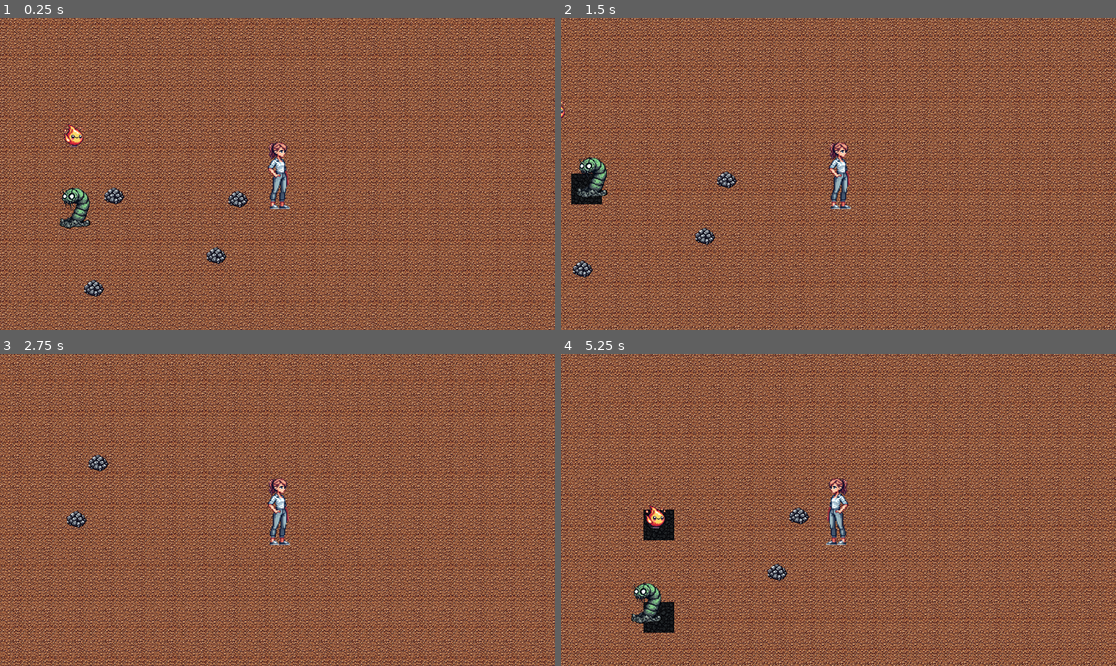
Above: before the commit, frames 1-4 (two rows, left to right).
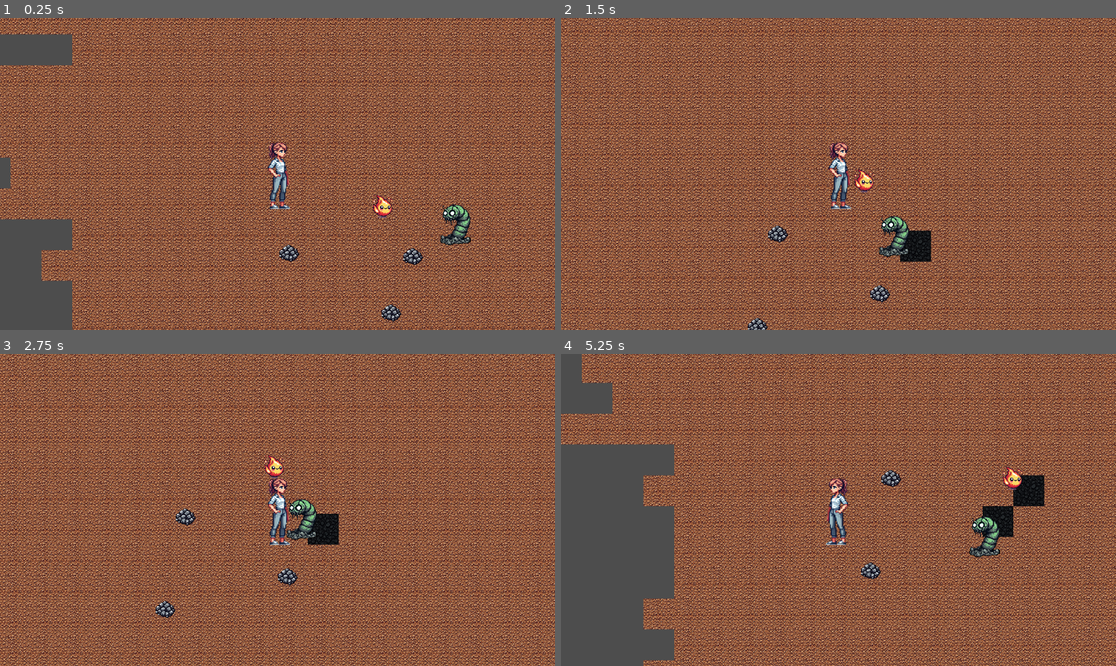
Above: after the commit, the same moments.

Repository: aaronjmcd2/ecomonster-project
Game: Godot game, scene res://scenes/Main.tscn
The game is run twice, just before and just after one commit, with the same random seed, the same clock (stepped at 60 frames per second) and the same inputs.
Inputs:
- Up to frame 1 (0.25 s): no input
- Up to frame 2 (1.5 s): hold Right (ui_right) 0.53-1.28 s; hold Down (ui_down) from 1.28 s (still down)
- Up to frame 3 (2.75 s): release Down (ui_down) at 2.03 s; hold Right (ui_right) from 2.03 s (still down)
- Up to frame 4 (5.25 s): release Right (ui_right) at 2.78 s; hold Up (ui_up) 2.78-3.53 s; hold Left (ui_left) 3.53-5.03 s; hold Down (ui_down) from 5.03 s (still down)

The runs differ from the first frame. In frame 1, 68% of the frame differs, in the area x 0-100%, y 0-100%; in frame 2, 67%; in frame 3, 67%; in frame 4, 68%.

Commit message:
Fixed player sticking to monsters.

Diff:
--- a/FireElemental.gd
+++ b/FireElemental.gd
@@ -7,6 +7,10 @@
 var target_position = null
 var is_busy := false
 var cooldown_timer := 0.0
+
+func _ready():
+	collision_layer = 2
+	collision_mask = 1  # Collides only with player/environment
 
 func _process(delta):
 	if is_busy:
--- a/project.godot
+++ b/project.godot
@@ -22,6 +22,7 @@
 [global_group]
 
 ore_drops=""
+monsters=""
 
 [input]
 
--- a/scenes/CoalWorm.tscn
+++ b/scenes/CoalWorm.tscn
@@ -6,7 +6,8 @@
 [sub_resource type="RectangleShape2D" id="RectangleShape2D_ehp7w"]
 size = Vector2(56, 72)
 
-[node name="CoalWorm" type="CharacterBody2D"]
+[node name="CoalWorm" type="CharacterBody2D" groups=["monsters"]]
+collision_layer = 2
 script = ExtResource("1_ehp7w")
 
 [node name="Sprite2D" type="Sprite2D" parent="."]
--- a/scenes/FireElemental.tscn
+++ b/scenes/FireElemental.tscn
@@ -6,7 +6,8 @@
 [sub_resource type="CircleShape2D" id="CircleShape2D_4efj1"]
 radius = 18.0278
 
-[node name="FireElemental" type="CharacterBody2D"]
+[node name="FireElemental" type="CharacterBody2D" groups=["monsters"]]
+collision_layer = 2
 script = ExtResource("1_84vng")
 
 [node name="Sprite2D" type="Sprite2D" parent="."]
--- a/scenes/Main.tscn
+++ b/scenes/Main.tscn
@@ -15,12 +15,9 @@
 tile_map_data = PackedByteArray("AAAAAP//AwAAAAAAAAAAAAAAAwAAAAAAAAAAAAEAAwAAAAAAAAD//wEAAwAAAAAAAAD+/wEAAwAAAAAAAAD+/w …(6656 unchanged characters)…
 tile_set = ExtResource("1_elqb8")
 
-[node name="CoalWorm" parent="TileMap" instance=ExtResource("4_vcsgt")]
-position = Vector2(-469, 104)
-
 [node name="Player" parent="." instance=ExtResource("2_rvslj")]
 z_index = 10
-position = Vector2(-43, 25)
+position = Vector2(-406, -94)
 
 [node name="IronOreDrop" parent="." instance=ExtResource("3_rarhs")]
 position = Vector2(-127, 78)
@@ -34,5 +31,7 @@
 [node name="IronOreDrop4" parent="." instance=ExtResource("3_rarhs")]
 position = Vector2(-426, 263)
 
+[node name="CoalWorm" parent="." instance=ExtResource("4_vcsgt")]
+
 [node name="FireElemental" parent="." instance=ExtResource("5_vcsgt")]
-position = Vector2(-455, -44)
+position = Vector2(-177, -16)
--- a/scenes/Player.tscn
+++ b/scenes/Player.tscn
@@ -7,6 +7,7 @@
 size = Vector2(37, 138)
 
 [node name="Player" type="CharacterBody2D"]
+collision_mask = 3
 script = ExtResource("1_v6fml")
 
 [node name="Sprite" type="Sprite2D" parent="."]
--- a/scripts/CoalWorm.gd
+++ b/scripts/CoalWorm.gd
@@ -11,6 +11,10 @@
 var is_idle := true
 
 var move_vector := Vector2.ZERO
+
+func _ready():
+	collision_layer = 2
+	collision_mask = 1  # Doesn't collide with player
 
 func _physics_process(delta):
 	if cooldown_timer > 0:
--- a/scripts/Player.gd
+++ b/scripts/Player.gd
@@ -4,6 +4,9 @@
 
 var velocity_vector := Vector2.ZERO
 @onready var sprite := $Sprite
+
+func _ready():
+	setup_physics_material()
 
 func _physics_process(delta):
 	velocity_vector = Vector2.ZERO
@@ -18,6 +21,17 @@
 		velocity_vector.x += 1
 
 	velocity_vector = velocity_vector.normalized()
+	velocity = velocity_vector * speed
+
+	var collision = move_and_collide(velocity * delta)
+
+	if collision:
+		var collider = collision.get_collider()
+
+		if collider and collider.is_in_group("monsters"):
+			# Stop moving and nudge away to prevent sticking
+			velocity = Vector2.ZERO
+			position += collision.get_normal() * 2.0
 
 	# Flip sprite based on horizontal direction
 	if velocity_vector.x < 0:
@@ -25,5 +39,15 @@
 	elif velocity_vector.x > 0:
 		sprite.scale.x = 1
 
-	velocity = velocity_vector * speed
-	move_and_slide()
+
+# === Set Physics Material to Prevent Sticking ===
+func setup_physics_material():
+	var physics_material = PhysicsMaterial.new()
+	physics_material.friction = 0.0
+	physics_material.bounce = 0.1
+
+	var collision_shape = $CollisionShape2D
+	if collision_shape and collision_shape.shape:
+		collision_shape.shape.set("physics_material_override", physics_material)
+	else:
+		push_error("No valid CollisionShape2D or shape found to apply PhysicsMaterial!")
